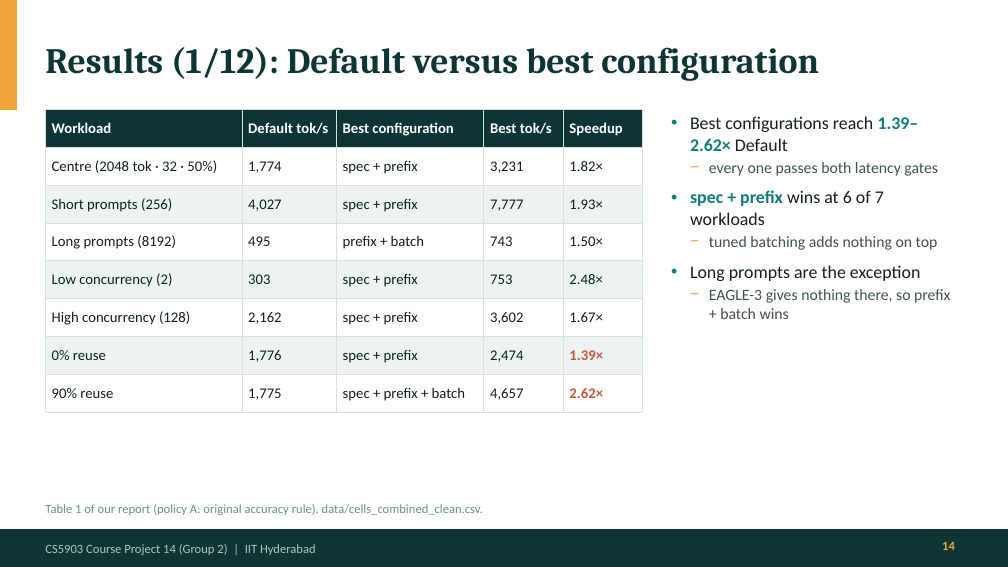
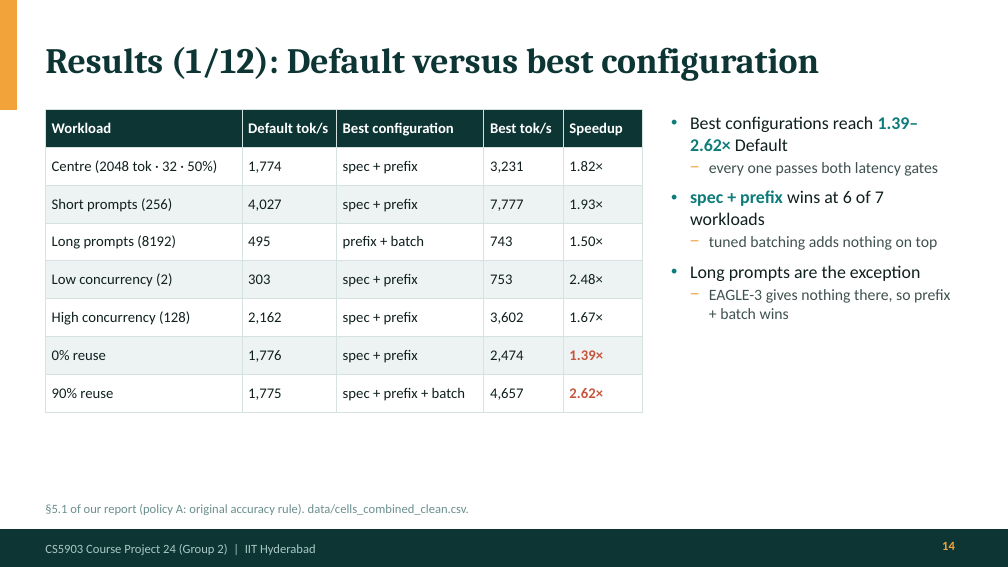
Before and after one commit to Panshul-Jindal/SpeedingUpLLMInference, a slide deck: slide 14 of docs/presentation/LLM_Serving_Final_Presentation.pptx. Drawn at 1008x567 pixels with LibreOffice and Linux fonts; fonts in the diff are those of the drawing. Boxes give left, top, right and bottom in pixels: in the first picture for what was removed or moved away, otherwise in the second. Text is boxed around its words. In the diff, an @@ line names an element or a change of style, - is before the commit and + after.

```diff
--- a/docs/presentation/LLM_Serving_Final_Presentation.pptx
+++ b/docs/presentation/LLM_Serving_Final_Presentation.pptx
@@ text at <box>45,504,469,515</box>: text changed @@
-Table 1 of our report (policy A: original accuracy rule). data/cells_combined_clean.csv.
+§5.1 of our report (policy A: original accuracy rule). data/cells_combined_clean.csv.
@@ text at <box>45,544,316,555</box>: text changed @@
-CS5903 Course Project 14 (Group 2) | IIT Hyderabad
+CS5903 Course Project 24 (Group 2) | IIT Hyderabad
```
Also in this commit, not shown: 27 other slides changed, 1 other file.
